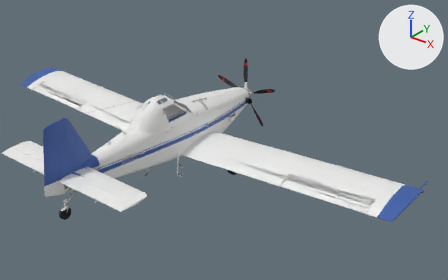
The glTF model exterior.glb as it was, and as the next commit left it.
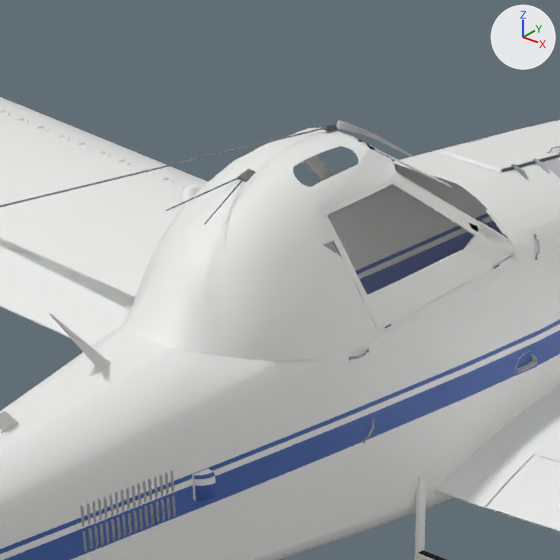
Each version appears first whole from a 50 mm camera at (14.49, -16.19, 9.85) aimed at (1.74, -0.25, -0.04), and next in a close-up on the part from 24% to 45% of the width and 26% to 59% of the height. Every picture has the same lights, and +X, +Y and +Z are marked at upper right. The older version's two pictures come first. Where no turn or scale is listed for an object, it has been applied to the vertices. Vertices at exactly the same position are counted once.

The older version as bpy lines, for what is in view:
```python
me_at802_4 = bpy.data.meshes.new('AT802-4')
me_at802_4.from_pydata(...)  # 31300 vertices, 54662 faces; spans x -9.0..9.0, y -6.8..3.8, z -2.0..2.3
me_at802_4.materials.append(mat_mat31)  # light grey #bcbcbf
me_at802_4.materials.append(mat_mat03)  # white #ededec
me_at802_4.materials.append(mat_mat08)  # picture img_chrome
me_at802_4.materials.append(mat_mat21)  # dark grey #303032
me_at802_4.materials.append(mat_mat10)  # black #1d1d1d
me_at802_4.materials.append(mat_mat30)  # light grey #bcbcbf
me_at802_4.materials.append(mat_mat05)  # white #ededec
me_at802_4.materials.append(mat_mat15)  # grey #7a7a7a
me_at802_4.materials.append(mat_mat14)  # dark grey #5b5f64
me_at802_4.materials.append(mat_mat02)  # white #ededec
me_at802_4.materials.append(mat_mat22)
me_at802_4.materials.append(mat_mat33)  # light grey #bcbcbf
me_at802_4.materials.append(mat_mat25)  # picture img_nonskid
me_at802_4.materials.append(mat_mat17)  # light grey #d4d3d2
me_at802_4.materials.append(mat_mat23)  # picture img_navgreen
me_at802_4.materials.append(mat_mat24)  # picture img_navred
me_at802_4.materials.append(mat_goma)  # black #212122
me_at802_4.materials.append(mat_compuerta)  # red #aa2127
me_at802_4.materials.append(mat_azul_librea)  # blue #3c5faa
me_at802_4.materials.append(mat_pala)  # black #222224
me_at802_4.materials.append(mat_banda_pala)  # red #a61d1d
me_at802_4.materials.append(mat_pedana)  # dark grey #3f3f40
ob_exterior = bpy.data.objects.new('exterior', me_at802_4)
ob_exterior.location = (0.0, 0.0, 0.0)
```
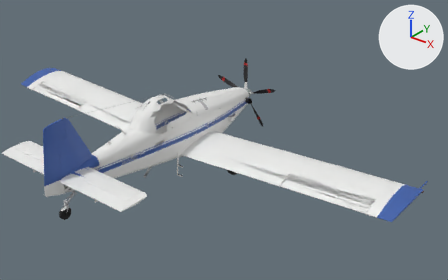
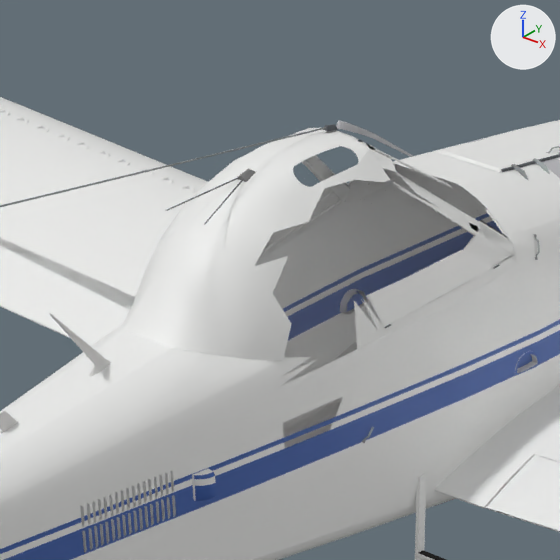
What differs and where, as boxes [x1, y1, x2, y2] in the close-ups (560 x 560 px):
part 1 of me_at802_4, cut back: before [164, 148, 480, 427]; after [302, 161, 442, 215]

What the commit changed:
me_at802_4 is used by ob_exterior; location (0.0, 0.0, 0.0).
me_at802_4 had 31300 vertices, 54662 faces and spanned x -9.0..9.0, y -6.8..3.8, z -2.0..2.3.
me_at802_4 now has 29785 vertices, 51563 faces and spans x -9.0..9.0, y -6.8..3.8, z -2.0..2.3.
me_at802_4 part 1: 9 vertices moved within x -0.4..0.4, y -1.5..-1.4, z 1.4..1.5; 1438 vertices removed from x -0.7..0.7, y -2.4..-1.4, z 0.1..1.5.
Other edits to the shape of me_at802_4 do not show in these pictures.
